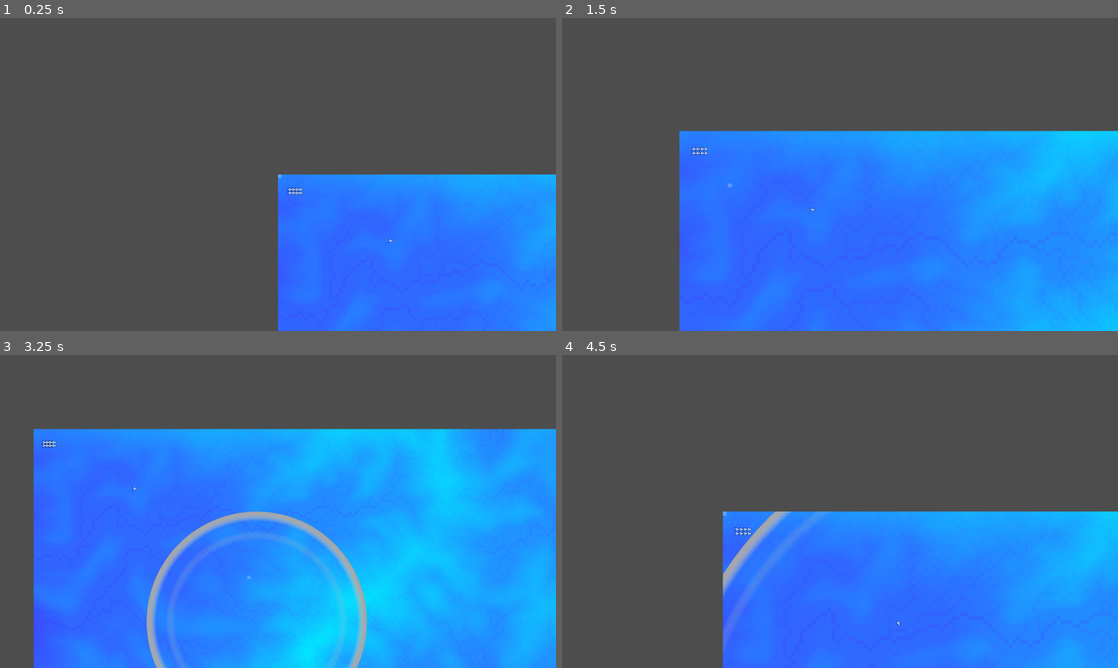
Above: before the commit, frames 1-4 (two rows, left to right).
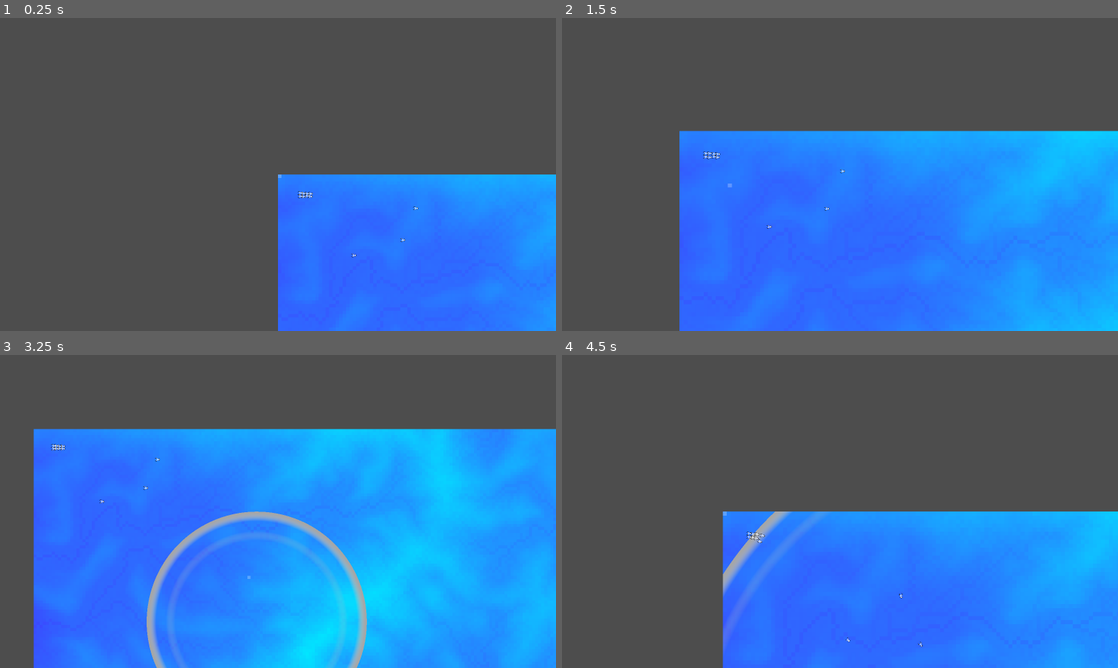
Above: after the commit, the same moments.

Repository: ethan555/terrain-game
Game: Godot game, scene res://Levels/level.tscn
Two runs of this game, one before a commit and one after it. Both use one fixed random seed, a clock stepped at 60 frames per second and the inputs below.
Inputs (mouse positions are in pixels of both pictures, inside the frame that each line leads up to):
- Up to frame 1 (0.25 s): no input
- Up to frame 2 (1.5 s): move the mouse to (962, 158) at 0.52 s; hold D (right) 0.53-1.28 s; hold Mouse wheel up (zoom_in) 0.53-1.28 s; click (962, 158) at 0.67 s; move the mouse to (728, 190) at 1.27 s; hold S (down) from 1.28 s (still down); tap Mouse wheel down (zoom_out) at 1.35 s
- Up to frame 3 (3.25 s): move the mouse to (333, 442) at 2.02 s; release S (down) at 2.03 s; hold D (right) 2.03-2.78 s; hold Mouse wheel up (zoom_in) 2.03-2.78 s; move the mouse to (250, 574) at 2.77 s; hold W (up) from 2.78 s (still down); tap Mouse wheel down (zoom_out) at 2.85 s; click (250, 574) at 2.92 s
- Up to frame 4 (4.5 s): move the mouse to (1006, 558) at 3.52 s; release W (up) at 3.53 s; hold Mouse wheel up (zoom_in) 3.53-4.28 s; hold A (left) from 3.53 s (still down); move the mouse to (673, 464) at 4.27 s; tap Mouse wheel down (zoom_out) at 4.35 s

The runs differ from the first frame. In frame 1, 0.1% of the frame differs, in the area x 51-76%, y 54-77%; in frame 2, 0.1%, in the area x 23-51%, y 41-68%; in frame 3, 0.1%; in frame 4, 0.1%.

Commit message:
Shooting, Attacking

Diff:
--- a/Levels/level.tscn
+++ b/Levels/level.tscn
@@ -1,62 +1,86 @@
-[gd_scene load_steps=8 format=3 uid="uid://c8k133bralrsw"]
+[gd_scene load_steps=20 format=3 uid="uid://c8k133bralrsw"]
 
 [ext_resource type="PackedScene" uid="uid://clfiyqkditp61" path="res://Terrain/terrain.tscn" id="1_ilss8"]
-[ext_resource type="PackedScene" uid="uid://dc88vw2h1s01t" path="res://Units/unit.tscn" id="1_it635"]
 [ext_resource type="PackedScene" uid="uid://lkjk0j866lfj" path="res://Control/camera.tscn" id="2_xcmds"]
 [ext_resource type="Script" path="res://Units/Faction.gd" id="4_6bcgg"]
+[ext_resource type="PackedScene" uid="uid://di62n3hfpq5ya" path="res://Units/Mech/levtank.tscn" id="4_6ybn6"]
 [ext_resource type="PackedScene" uid="uid://bllpl8v71bihn" path="res://Control/wall.tscn" id="4_oe0rq"]
+[ext_resource type="Script" path="res://Units/Stats.gd" id="5_pgtef"]
 
-[sub_resource type="Resource" id="Resource_cpfvs"]
+[sub_resource type="Resource" id="Resource_fya7a"]
 script = ExtResource("4_6bcgg")
 id = 0
 faction_name = "DIS"
-color = Color(0, 0.501961, 1, 1)
+color = Color(0, 0.717647, 1, 1)
 allies = Array[String]([])
 
-[sub_resource type="Resource" id="Resource_bai64"]
+[sub_resource type="Resource" id="Resource_b3yyp"]
+resource_local_to_scene = true
+script = ExtResource("5_pgtef")
+MAX_HEALTH = 10.0
+
+[sub_resource type="Resource" id="Resource_l3bic"]
+resource_local_to_scene = true
+script = ExtResource("5_pgtef")
+MAX_HEALTH = 10.0
+
+[sub_resource type="Resource" id="Resource_dnpru"]
+resource_local_to_scene = true
+script = ExtResource("5_pgtef")
+MAX_HEALTH = 10.0
+
+[sub_resource type="Resource" id="Resource_7v3ex"]
+resource_local_to_scene = true
+script = ExtResource("5_pgtef")
+MAX_HEALTH = 10.0
+
+[sub_resource type="Resource" id="Resource_fv3n1"]
+resource_local_to_scene = true
+script = ExtResource("5_pgtef")
+MAX_HEALTH = 10.0
+
+[sub_resource type="Resource" id="Resource_i8da1"]
+resource_local_to_scene = true
+script = ExtResource("5_pgtef")
+MAX_HEALTH = 10.0
+
+[sub_resource type="Resource" id="Resource_a727m"]
+resource_local_to_scene = true
+script = ExtResource("5_pgtef")
+MAX_HEALTH = 10.0
+
+[sub_resource type="Resource" id="Resource_6gmc0"]
+resource_local_to_scene = true
+script = ExtResource("5_pgtef")
+MAX_HEALTH = 10.0
+
+[sub_resource type="Resource" id="Resource_w5f52"]
 script = ExtResource("4_6bcgg")
 id = 1
 faction_name = "Abyss"
-color = Color(1, 0, 0, 1)
+color = Color(1, 1, 1, 1)
 allies = Array[String]([])
+
+[sub_resource type="Resource" id="Resource_maswf"]
+resource_local_to_scene = true
+script = ExtResource("5_pgtef")
+MAX_HEALTH = 10.0
+
+[sub_resource type="Resource" id="Resource_stcya"]
+resource_local_to_scene = true
+script = ExtResource("5_pgtef")
+MAX_HEALTH = 10.0
+
+[sub_resource type="Resource" id="Resource_rso7n"]
+resource_local_to_scene = true
+script = ExtResource("5_pgtef")
+MAX_HEALTH = 10.0
 
 [node name="Level" type="Node2D"]
 
 [node name="Camera" parent="." instance=ExtResource("2_xcmds")]
 
 [node name="Terrain" parent="." instance=ExtResource("1_ilss8")]
-
-[node name="Unit" parent="." instance=ExtResource("1_it635")]
-position = Vector2(56, 72)
-faction = SubResource("Resource_cpfvs")
-
-[node name="Unit2" parent="." instance=ExtResource("1_it635")]
-position = Vector2(72, 72)
-faction = SubResource("Resource_cpfvs")
-
-[node name="Unit3" parent="." instance=ExtResource("1_it635")]
-position = Vector2(56, 88)
-faction = SubResource("Resource_cpfvs")
-
-[node name="Unit4" parent="." instance=ExtResource("1_it635")]
-position = Vector2(72, 88)
-faction = SubResource("Resource_cpfvs")
-
-[node name="Unit5" parent="." instance=ExtResource("1_it635")]
-position = Vector2(88, 72)
-faction = SubResource("Resource_cpfvs")
-
-[node name="Unit6" parent="." instance=ExtResource("1_it635")]
-position = Vector2(104, 72)
-faction = SubResource("Resource_cpfvs")
-
-[node name="Unit7" parent="." instance=ExtResource("1_it635")]
-position = Vector2(88, 88)
-faction = SubResource("Resource_cpfvs")
-
-[node name="Unit8" parent="." instance=ExtResource("1_it635")]
-position = Vector2(104, 88)
-faction = SubResource("Resource_cpfvs")
 
 [node name="Wall" parent="." instance=ExtResource("4_oe0rq")]
 position = Vector2(-10, 2048)
@@ -74,6 +98,57 @@
 position = Vector2(2048, 4106)
 scale = Vector2(4136, 20)
 
-[node name="Unit9" parent="." instance=ExtResource("1_it635")]
-position = Vector2(528, 313)
-faction = SubResource("Resource_bai64")
+[node name="Levtank" parent="." instance=ExtResource("4_6ybn6")]
+position = Vector2(104, 89)
+faction = SubResource("Resource_fya7a")
+stats = SubResource("Resource_b3yyp")
+
+[node name="Levtank2" parent="." instance=ExtResource("4_6ybn6")]
+position = Vector2(119, 90)
+faction = SubResource("Resource_fya7a")
+stats = SubResource("Resource_l3bic")
+
+[node name="Levtank3" parent="." instance=ExtResource("4_6ybn6")]
+position = Vector2(119, 104)
+faction = SubResource("Resource_fya7a")
+stats = SubResource("Resource_dnpru")
+
+[node name="Levtank4" parent="." instance=ExtResource("4_6ybn6")]
+position = Vector2(104, 103)
+faction = SubResource("Resource_fya7a")
+stats = SubResource("Resource_7v3ex")
+
+[node name="Levtank5" parent="." instance=ExtResource("4_6ybn6")]
+position = Vector2(136, 91)
+faction = SubResource("Resource_fya7a")
+stats = SubResource("Resource_fv3n1")
+
+[node name="Levtank6" parent="." instance=ExtResource("4_6ybn6")]
+position = Vector2(136, 102)
+faction = SubResource("Resource_fya7a")
+stats = SubResource("Resource_i8da1")
+
+[node name="Levtank7" parent="." instance=ExtResource("4_6ybn6")]
+position = Vector2(152, 92)
+faction = SubResource("Resource_fya7a")
+stats = SubResource("Resource_a727m")
+
+[node name="Levtank8" parent="." instance=ExtResource("4_6ybn6")]
+position = Vector2(151, 104)
+faction = SubResource("Resource_fya7a")
+stats = SubResource("Resource_6gmc0")
+
+[node name="Levtank9" parent="." instance=ExtResource("4_6ybn6")]
+position = Vector2(648, 160)
+faction = SubResource("Resource_w5f52")
+stats = SubResource("Resource_maswf")
+
+[node name="Levtank10" parent="." instance=ExtResource("4_6ybn6")]
+position = Vector2(357, 381)
+faction = SubResource("Resource_w5f52")
+stats = SubResource("Resource_stcya")
+
+[node name="Levtank11" parent="." instance=ExtResource("4_6ybn6")]
+position = Vector2(586, 309)
+faction = SubResource("Resource_w5f52")
+stats = SubResource("Resource_rso7n")
--- a/Projectiles/bullet.tscn
+++ b/Projectiles/bullet.tscn
@@ -1,11 +1,18 @@
-[gd_scene load_steps=3 format=3 uid="uid://clwa3r8h47l5k"]
+[gd_scene load_steps=5 format=3 uid="uid://clwa3r8h47l5k"]
 
 [ext_resource type="PackedScene" uid="uid://bhuqvmhiax2yl" path="res://Projectiles/projectile.tscn" id="1_fpsnk"]
+[ext_resource type="Script" path="res://Units/Attack.gd" id="2_78d87"]
+
+[sub_resource type="Resource" id="Resource_dx1db"]
+script = ExtResource("2_78d87")
+damage = 1.0
+multiplier = 1.0
 
 [sub_resource type="CircleShape2D" id="CircleShape2D_42l7q"]
 radius = 8.0
 
 [node name="Bullet" instance=ExtResource("1_fpsnk")]
+attack = SubResource("Resource_dx1db")
 
 [node name="CollisionShape2D" type="CollisionShape2D" parent="Hitbox" index="0"]
 shape = SubResource("CircleShape2D_42l7q")
--- a/Projectiles/projectile.gd
+++ b/Projectiles/projectile.gd
@@ -1,7 +1,7 @@
 class_name Projectile
 extends Node2D
 
-@export var speed := 100.0
+@export var speed := 800.0
 @export var lifespan := 4.0
 
 @export var homing := true
@@ -12,15 +12,66 @@
 
 var target: Unit
 var target_location: Vector2
+var target_faction: Faction
 
 var velocity := Vector2(0, 0)
+
+func initialize(_position: Vector2, _rotation: float, _target: Unit, _target_faction: Faction, _target_location: Vector2):
+    global_position = _position
+    rotation = _rotation
+    target = _target
+    target_faction = _target_faction
+    if homing:
+        target_location = target.global_position
+    else:
+        target_location = _target_location
+    set_as_top_level(true)
 
 
 func _ready():
     timer.connect("timeout", queue_free)
     timer.start(lifespan)
 
-    hitbox.connect("body_entered", _on_impact)
+    # hitbox.connect("body_entered", _on_impact)
+    if not is_instance_valid(target):
+        target = null
+    if homing:
+        if target != null:
+            # Home in on target
+            var tdir = (target.global_position - global_position).normalized()
+            velocity = speed * tdir
+        else:
+            # Home in on location
+            var tdir = (target_location - global_position).normalized()
+            velocity = speed * tdir
+    else:
+        # Home in on location
+        var tdir = (target_location - global_position).normalized()
+        velocity = speed * tdir
+
+func hit_target() -> void:
+    print("WE GOT HIM")
+    if is_instance_valid(target):
+        target.stats.damage(attack)
+    queue_free()
+
+func _process(_delta):
+    if not homing:
+        return
+    if not is_instance_valid(target):
+        target = null
+    if target != null:
+        target_location = target.global_position
+    else:
+        if target_location == null:
+            return
+    var tdist = (target_location - global_position).length()
+    if tdist < speed * _delta:
+        # Hit the target
+        hit_target()
+        return
+    var tdir = (target_location - global_position).normalized()
+    velocity = speed * tdir
 
 func _physics_process(_delta):
     position += velocity * _delta
--- a/Units/Attack.gd
+++ b/Units/Attack.gd
@@ -1,4 +1,9 @@
-extends Node
+extends Resource
 class_name Attack
 
 @export var damage : float = 1.0
+
+@export var multiplier : float = 1.0
+
+func get_damage():
+    return damage * multiplier
--- /dev/null
+++ b/Units/Attack.tres
@@ -0,0 +1,8 @@
+[gd_resource type="Resource" script_class="Attack" load_steps=2 format=3 uid="uid://b12hx02fhoyk0"]
+
+[ext_resource type="Script" path="res://Units/Attack.gd" id="1_6wc5w"]
+
+[resource]
+script = ExtResource("1_6wc5w")
+damage = 1.0
+multiplier = 1.0
--- a/Units/Hurtbox.gd
+++ b/Units/Hurtbox.gd
@@ -3,8 +3,6 @@
 
 @onready var collision_shape := $CollisionShape2D
 
-@export var unit : Unit
-
 
 func set_disabled(is_disabled: bool):
     collision_shape.set_deferred("disabled", is_disabled)
--- a/Units/Mech/levtank.tscn
+++ b/Units/Mech/levtank.tscn
@@ -1,8 +1,12 @@
-[gd_scene load_steps=2 format=3 uid="uid://di62n3hfpq5ya"]
+[gd_scene load_steps=4 format=3 uid="uid://di62n3hfpq5ya"]
 
 [ext_resource type="PackedScene" uid="uid://dc88vw2h1s01t" path="res://Units/unit.tscn" id="1_7jt5f"]
+[ext_resource type="Script" path="res://Units/Stats.gd" id="2_hcfp8"]
+
+[sub_resource type="Resource" id="Resource_hwgvr"]
+resource_local_to_scene = true
+script = ExtResource("2_hcfp8")
+MAX_HEALTH = 10.0
 
 [node name="Levtank" instance=ExtResource("1_7jt5f")]
-
-[node name="Stats" parent="." index="2"]
-MAX_HEALTH = null
+stats = SubResource("Resource_hwgvr")
--- a/Units/Stats.gd
+++ b/Units/Stats.gd
@@ -1,9 +1,8 @@
-extends Node2D
+extends Resource
 
 class_name Stats
 
 @export var MAX_HEALTH := 10.0
-@export var faction : Faction
 
 signal death
 
@@ -13,7 +12,7 @@
     health = MAX_HEALTH
 
 func damage(attack : Attack):
-    health -= attack.damage
+    health -= attack.get_damage()
 
     if health <= 0:
         death.emit()
--- /dev/null
+++ b/Units/Stats.tres
@@ -0,0 +1,7 @@
+[gd_resource type="Resource" script_class="Stats" load_steps=2 format=3 uid="uid://dnup01sytxlmn"]
+
+[ext_resource type="Script" path="res://Units/Stats.gd" id="1_7fle3"]
+
+[resource]
+script = ExtResource("1_7fle3")
+MAX_HEALTH = 10.0
--- a/Units/Stats.tscn
+++ /dev/null
@@ -1,6 +0,0 @@
-[gd_scene load_steps=2 format=3]
-
-[ext_resource type="Script" path="res://Units/Stats.gd" id="1_q365m"]
-
-[node name="Health" type="Node2D"]
-script = ExtResource("1_q365m")
--- a/Units/Vision.gd
+++ b/Units/Vision.gd
@@ -17,8 +17,12 @@
     radius = new_radius
     collision_shape.shape.radius = radius
 
-func _on_area_entered(hurtbox: Hurtbox) -> void:
-    enemy_in_range.emit(hurtbox.unit)
+func _on_area_entered(area: Area2D) -> void: #hurtbox: Hurtbox) -> void:
+    if not area is Hurtbox:
+        return
+    enemy_in_range.emit(area.owner)
 
-func _on_area_exited(hurtbox: Hurtbox) -> void:
-    enemy_left_range.emit(hurtbox.unit)
+func _on_area_exited(area: Area2D) -> void: #hurtbox: Hurtbox) -> void:
+    if not area is Hurtbox:
+        return
+    enemy_left_range.emit(area.owner)
--- a/Units/Vision.tscn
+++ b/Units/Vision.tscn
@@ -5,5 +5,6 @@
 [node name="Vision" type="Area2D"]
 collision_layer = 2
 collision_mask = 0
+input_pickable = false
 monitorable = false
 script = ExtResource("1_jk5oq")
--- a/Units/unit.gd
+++ b/Units/unit.gd
@@ -1,6 +1,6 @@
 class_name Unit
 extends CharacterBody2D
-const Utils = preload("../Utils/utils.gd")
+const Utils = preload("res://Utils/utils.gd")
 
 signal projectile_created(Projectile)
 
@@ -8,25 +8,31 @@
 @onready var terrain = get_node("../Terrain")
 
 @onready var sprite : Sprite2D = get_node("Sprite2D")
-@onready var stats := $Stats
 @onready var collider : CollisionShape2D = get_node("CollisionShape2D")
 @onready var collision_radius : float = collider.shape.radius
 
 @onready var hurtbox := $Hurtbox
 @onready var vision := $Vision
+@onready var primary_timer : Timer = $PrimaryTimer
 
+@export var faction : Faction
+@export var stats : Stats
 @export var collision_moving_scale : float = .5
 @export var move_speed : float = 300
 @export var lax : float = 1.0
 @export var rotation_speed : float = 3 * PI
+
 @export var mobile : bool = false
+@export var ground : bool = true
+
 @export var vision_radius : float = 140
 @export var primary := preload("res://Projectiles/bullet.tscn")
-@export var faction : Faction
+@export var primary_time : float = 1
 
 var target_angle = (-Vector2.UP).angle()
 
 var target : Unit
+var primary_ready = true
 
 
 func _ready():
@@ -34,15 +40,27 @@
     vision.enemy_in_range.connect(_on_enemy_in_range)
     vision.enemy_left_range.connect(_on_enemy_left_range)
 
+    primary_timer.connect("timeout", _on_primary_timeout)
+
+    stats.connect("death", _on_death)
+
+func _on_death() -> void:
+    print("I DIED")
+    queue_free()
+
 func _on_enemy_in_range(unit: Unit) -> void:
     if is_instance_valid(target):
         return
-    print(faction.faction_name + " " + unit.faction.faction_name)
     if faction.check_enemy(unit.faction.faction_name):
         print("ENEMY IN RANGE")
         target = unit
     else:
         print("FRIENDLIES OVER HERE")
+
+func _on_primary_timeout():
+    if not verify_target():
+        return
+    primary_ready = true
 
 func _on_enemy_left_range(unit: Unit) -> void:
     if unit == target:
@@ -55,14 +73,29 @@
 func get_target_distance() -> float:
     return (target.global_position - global_position).length()
 
-func ai_target() -> void:
+func verify_target() -> bool:
     if target == null:
-        return
+        return false
     if !is_instance_valid(target):
         print("LOST HIM " + str(get_target_distance()) + " > " + str(vision_radius))
         reset_target()
+        return false
+    return true
+
+func ai_target() -> void:
+    if not verify_target():
         return
     # Shoot at target
+    if not primary_ready:
+        return
+    print("FIRING")
+    shoot(primary)
+    primary_ready = false
+    primary_timer.start(primary_time)
+    # if primary_timer.time_left > 0:
+    #     return
+    # shoot(primary)
+    # primary_timer.start(primary_time)
 
 
 func _process(_delta):
@@ -104,11 +137,19 @@
     update_velocity(_delta)
     move_and_slide()
 
+# func init_projectile(projectile):
+#     print("INITIALIZING PROJECTILE")
+#     projectile.target_faction = target.faction
+#     projectile.target = target
+#     projectile.set_as_toplevel()
+
 func shoot(projectile: PackedScene) -> void:
     var projectile_instance := projectile.instantiate()
-    projectile_instance.global_position = global_position
-    projectile_instance.rotation = sprite.rotation
-    emit_signal("projectile_created", projectile_instance)
-    projectile_instance.faction = faction
-    projectile_instance.target = target
-    projectile_instance.set_as_toplevel()
+    var tdir = (target.global_position - global_position).angle()
+    projectile_instance.initialize(global_position, tdir, target, target.faction, target.global_position)
+    # projectile_instance.connect("ready", init_projectile)
+    # projectile_instance.global_position = global_position
+    # projectile_instance.rotation = sprite.rotation
+    # emit_signal("projectile_created", projectile_instance)
+    add_child(projectile_instance)
+    # projectile_instance.
--- a/Units/unit.tscn
+++ b/Units/unit.tscn
@@ -1,8 +1,7 @@
-[gd_scene load_steps=9 format=3 uid="uid://dc88vw2h1s01t"]
+[gd_scene load_steps=8 format=3 uid="uid://dc88vw2h1s01t"]
 
 [ext_resource type="Texture2D" uid="uid://8x65l7nwj2pi" path="res://Assets/Units/levtank/levtank_body.png" id="1_ar1p7"]
 [ext_resource type="Script" path="res://Units/unit.gd" id="1_tqjln"]
-[ext_resource type="PackedScene" path="res://Units/Stats.tscn" id="3_debcc"]
 [ext_resource type="PackedScene" uid="uid://b811i4lglnecn" path="res://Units/Hurtbox.tscn" id="5_30kro"]
 [ext_resource type="PackedScene" uid="uid://bt8jhym3n4ary" path="res://Units/Vision.tscn" id="5_ep67k"]
 
@@ -24,10 +23,7 @@
 [node name="CollisionShape2D" type="CollisionShape2D" parent="."]
 shape = SubResource("CircleShape2D_03q4q")
 
-[node name="Stats" parent="." instance=ExtResource("3_debcc")]
-
-[node name="Hurtbox" parent="." node_paths=PackedStringArray("unit") instance=ExtResource("5_30kro")]
-unit = NodePath("..")
+[node name="Hurtbox" parent="." instance=ExtResource("5_30kro")]
 
 [node name="CollisionShape2D" type="CollisionShape2D" parent="Hurtbox"]
 shape = SubResource("CircleShape2D_aygxl")
@@ -35,8 +31,9 @@
 [node name="Vision" parent="." instance=ExtResource("5_ep67k")]
 collision_layer = 0
 collision_mask = 2
-input_pickable = false
 
 [node name="CollisionShape2D" type="CollisionShape2D" parent="Vision"]
 shape = SubResource("CircleShape2D_83e80")
 debug_color = Color(0, 0.6, 0.701961, 0.0392157)
+
+[node name="PrimaryTimer" type="Timer" parent="."]
Not shown: 1 places in Projectiles/projectile.tscn that only renumber resources
